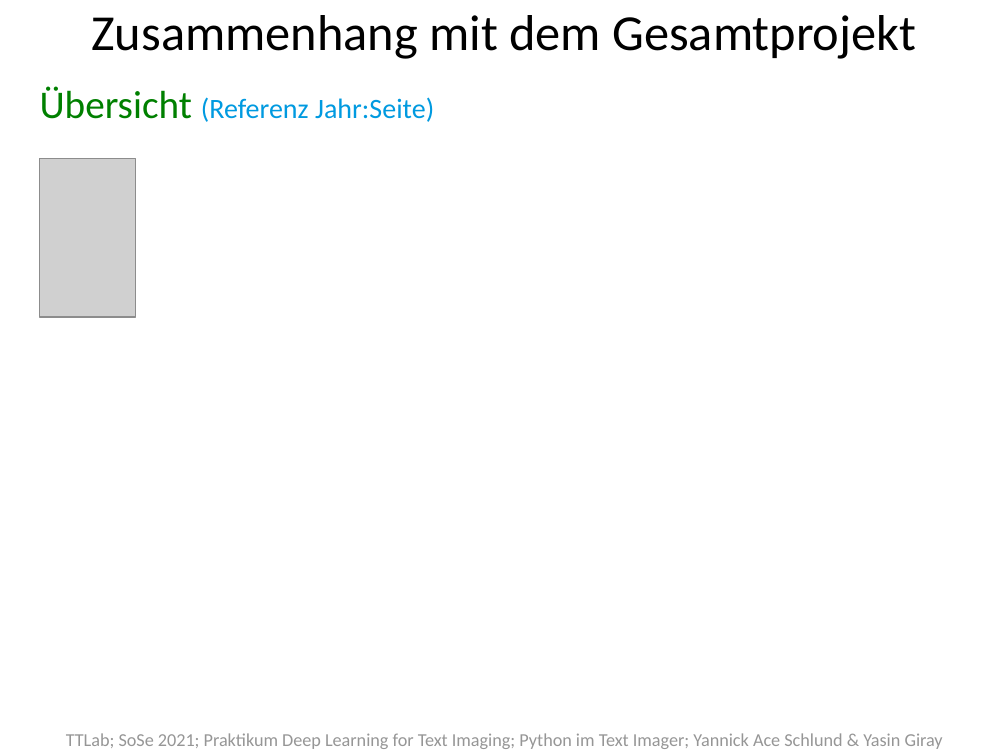
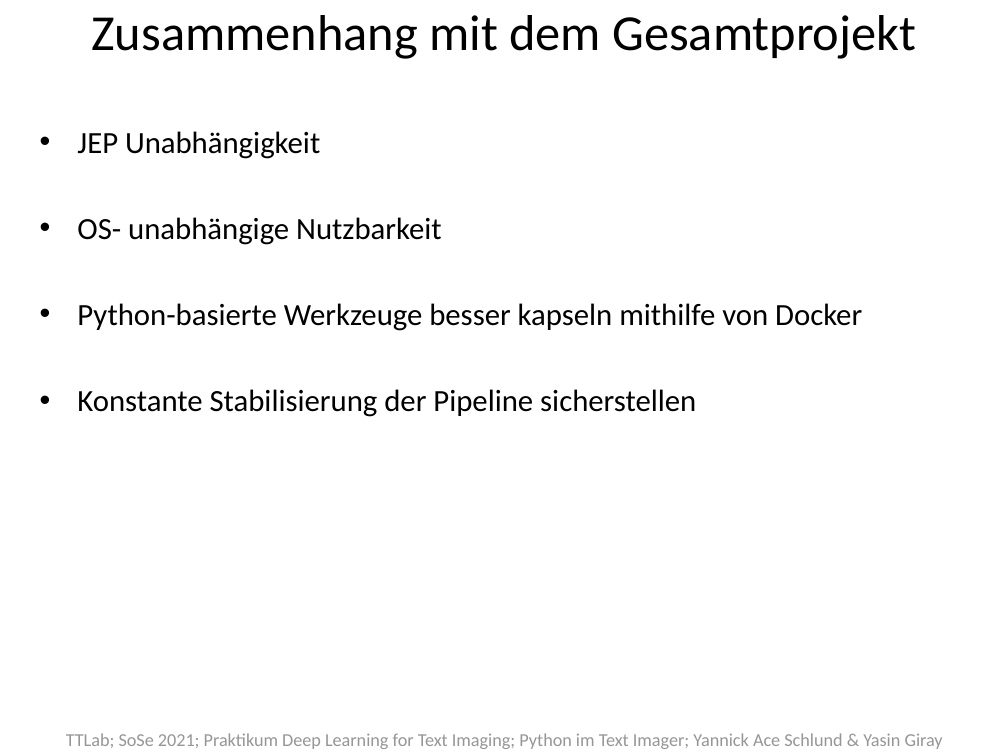
Before and after one commit to texttechnologylab/textimager-uima, a slide deck: slide 7 of Tex Docu/Präsi/Textimager PP.pptx. Drawn at 1008x756 pixels with LibreOffice and Linux fonts; fonts in the diff are those of the drawing; grey boxes stand for pictures. Boxes give left, top, right and bottom in pixels: in the first picture for what was removed or moved away, otherwise in the second. Text is boxed around its words. In the diff, an @@ line names an element or a change of style, - is before the commit and + after.

```diff
--- a/Tex Docu/Präsi/Textimager PP.pptx
+++ b/Tex Docu/Präsi/Textimager PP.pptx
@@ text removed at box(40, 86, 434, 122) @@
-Übersicht (Referenz Jahr:Seite)
@@ text added at box(77, 131, 862, 417), 22 pt, text #000000 @@
+• JEP Unabhängigkeit
+• OS- unabhängige Nutzbarkeit
+• Python-basierte Werkzeuge besser kapseln mithilfe von Docker
+• Konstante Stabilisierung der Pipeline sicherstellen
@@ picture removed at box(39, 158, 136, 317) @@
```
Also in this commit, not shown: 7 other slides changed, 7 slides added, 1 slide removed.
